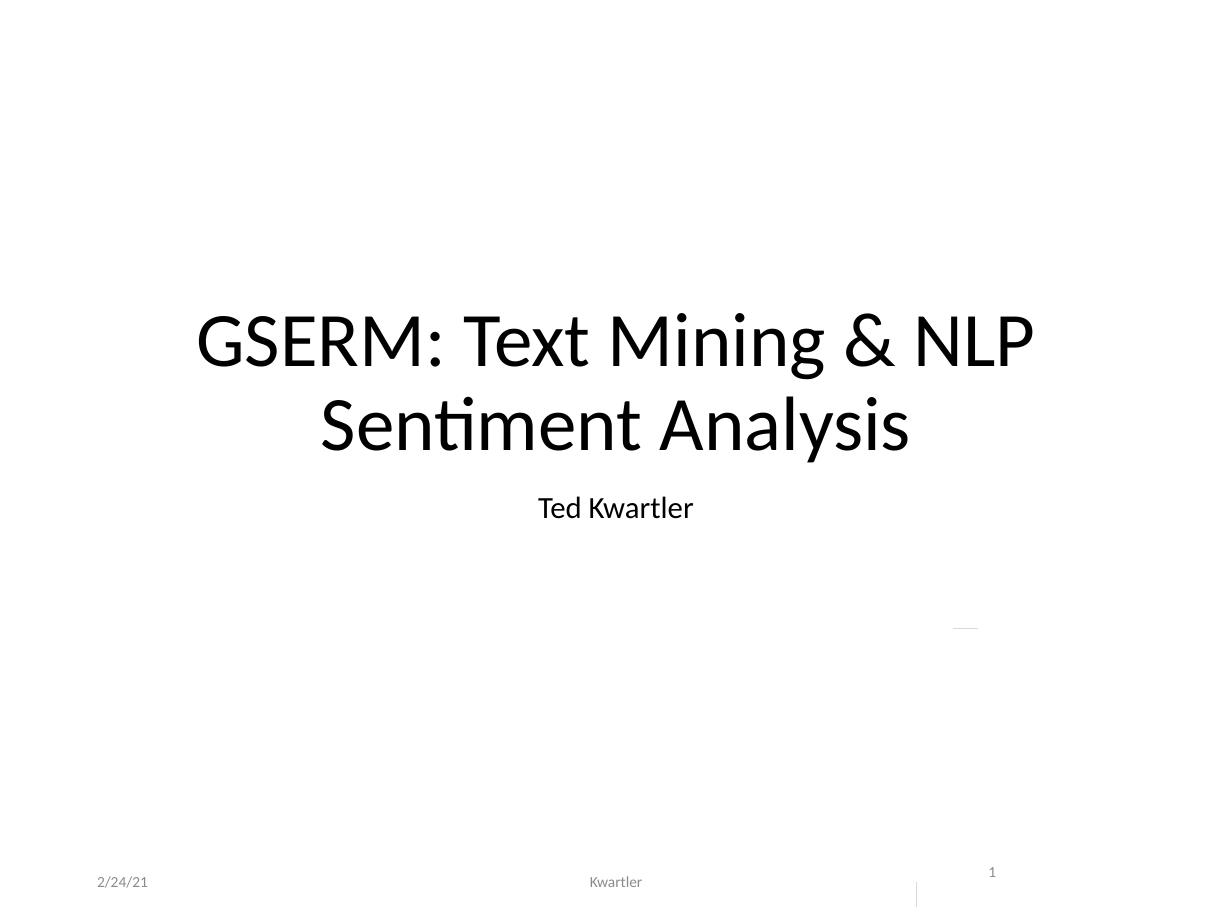
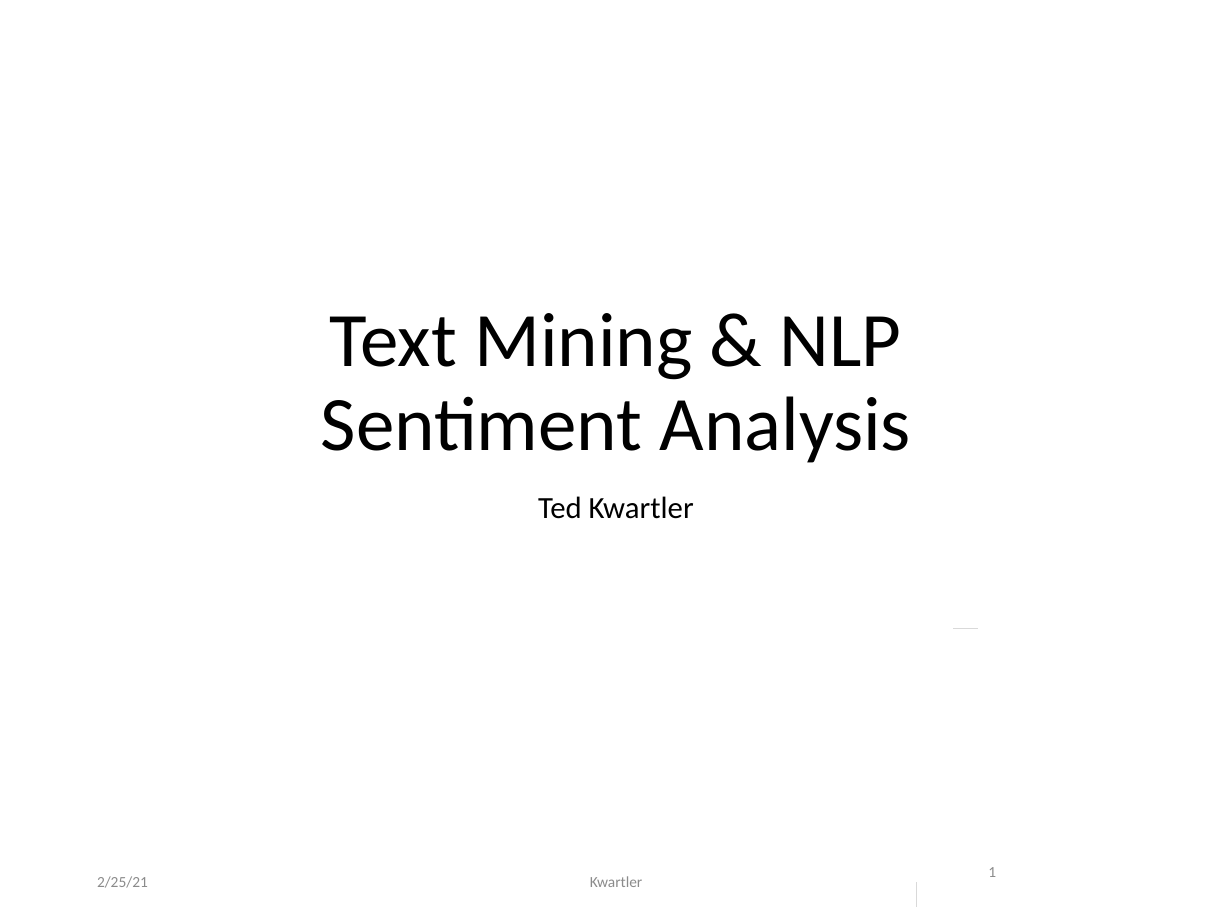
Before and after one commit to kwartler/Harvard_NLP_Student, a slide deck: slide 1 of lessons/E_Polarization_Sentiment/polarity.pptx. Drawn at 1232x924 pixels with LibreOffice and Linux fonts; fonts in the diff are those of the drawing. Boxes give left, top, right and bottom in pixels: in the first picture for what was removed or moved away, otherwise in the second. Text is boxed around its words. In the diff, an @@ line names an element or a change of style, - is before the commit and + after.

Commit message:
chg title

```diff
--- a/lessons/E_Polarization_Sentiment/polarity.pptx
+++ b/lessons/E_Polarization_Sentiment/polarity.pptx
@@ title at [321, 313, 911, 463]: text changed @@
-GSERM: Text Mining & NLP
-Sentiment Analysis
+Text Mining & NLP
+Sentiment Analysis
@@ text at [97, 876, 148, 888]: text changed @@
-2/24/21
+2/25/21
```
Also in this commit, not shown: 13 other slides changed.
